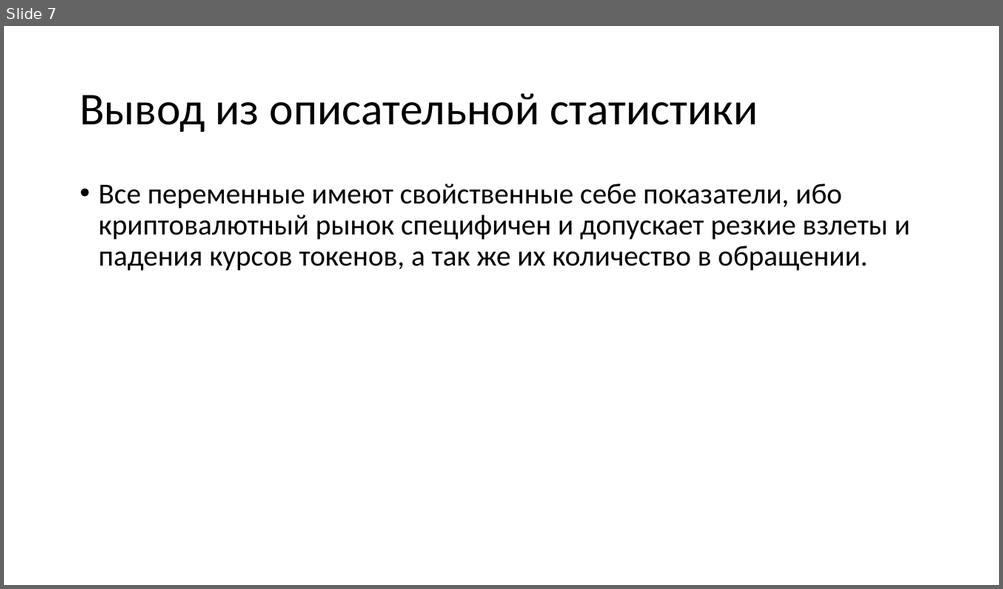
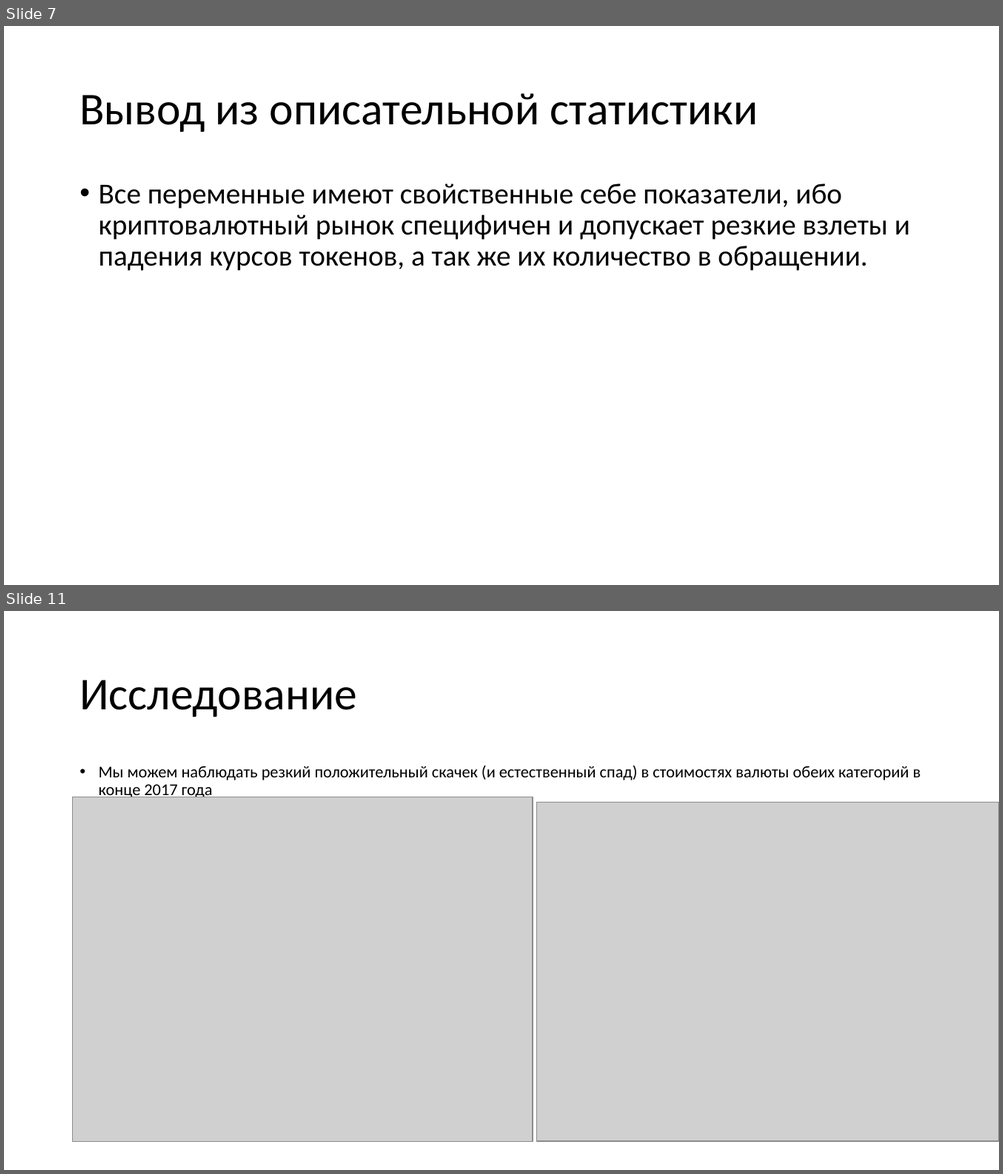
Before and after one commit to egorserdyuk/ASU-Datascience, a slide deck: Crypto/Анализ данных.pptx. Shown one above the other, each under a label of ours: slide 7 before the commit, slides 7 and 11 after it; the slides between them are not shown. The pictures are 1003x589 and 1003x1174 pixels, drawn with LibreOffice and Linux fonts; fonts in the diff are those of the drawing; grey boxes stand for pictures. Boxes give left, top, right and bottom in pixels: in the first picture for what was removed or moved away, otherwise in the second. Text is boxed around its words. In the diff, an @@ line names an element or a change of style, - is before the commit and + after.

```diff
--- a/Crypto/Анализ данных.pptx
+++ b/Crypto/Анализ данных.pptx
@@ slide 11 added at [4,611,999,1170], background #FFFFFF @@
@@ title added at [79,680,356,717], 44 pt, text #000000 @@
+Исследование
@@ text added at [99,766,921,800], 16 pt, text #000000 @@
+• Мы можем наблюдать резкий положительный скачек (и естественный спад) в стоимостях валюты обеих категорий в конце 2017 года
@@ picture added at [73,797,533,1142] @@
@@ picture added at [536,802,999,1142] @@
```
Also in this commit, not shown: 2 slides changed, 14 other slides added, 2 slides removed.
